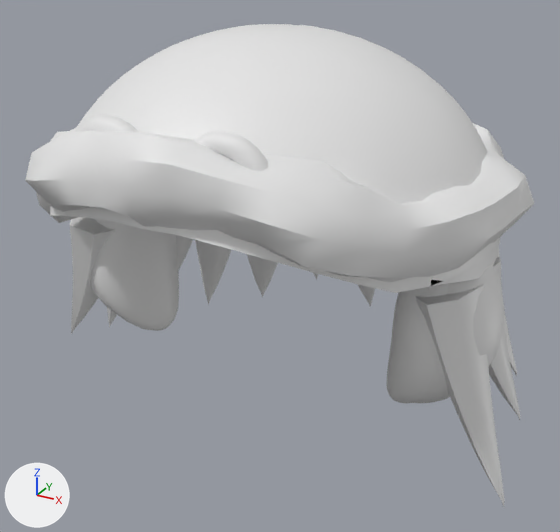
The glTF model godot/models/gear/aviator_cap.glb, before and after one commit.
Camera for both pictures: a camera (50 mm lens) standing at (1.64, -2.94, 2.74) and looking at (0.0, 0.03, 1.26). The axes (+X, +Y, +Z) are drawn at lower left. The lights are the same throughout. The first picture is the older version. Where no turn or scale is listed for an object, it has been applied to the vertices. Vertices at exactly the same position are counted once.

Objects in the first picture: 'fleece_flapL', 'fleece_flapR', 'fleece_trim', 'hair_spill0', 'hair_spill1', 'hair_spill12', 'hair_spill8', 'hair_spill9', 'leather_flapL', 'leather_flapR', 'leather_shell', 'metal_rimL', 'metal_rimR' and 4 more.
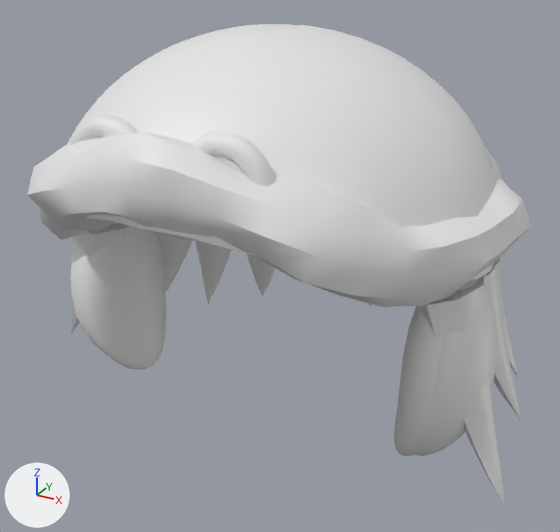
What differs and where, as boxes (x1, y1, x2, y2) in the pictures (560 x 532 px):
```json
{"object": "fleece_trim", "change": "reshaped", "before": [25, 123, 534, 283], "after": [27, 133, 531, 307], "on screen": "9% taller"}
{"object": "fleece_flapL", "change": "reshaped", "before": [92, 219, 179, 331], "after": [77, 221, 166, 370]}
{"object": "leather_flapR", "change": "reshaped", "before": [417, 265, 504, 403], "after": [416, 279, 498, 456]}
{"object": "fleece_flapR", "change": "reshaped", "before": [386, 283, 449, 404], "after": [394, 306, 443, 456]}
{"object": "leather_flapL", "change": "reshaped", "before": [91, 277, 119, 316], "after": [70, 260, 102, 351], "on screen": "mostly hidden before"}
```

Edits to the scene script, one JSON object a line:
```json
{"block": "me_fleece_flapl", "where": "# used by ob_fleece_flapl; location = (0.0, 0.0, 0.0)"}
{"op": "remove", "block": "me_fleece_flapl", "code": "me_fleece_flapl.from_pydata(...)  # 262 vertices, 520 faces; spans x -1.03..-0.611, y -0.313..0.233, z 0.781..1.579"}
{"op": "add", "block": "me_fleece_flapl", "code": "me_fleece_flapl.from_pydata(...)  # 262 vertices, 520 faces; spans x -1.03..-0.689, y -0.394..0.194, z 0.558..1.482"}
{"block": "me_fleece_flapl", "change": "me_fleece_flapl part 1: 262 of 262 vertices moved; they spanned x -1.03..-0.611, y -0.313..0.233, z 0.781..1.579 and now span x -1.03..-0.689, y -0.394..0.194, z 0.558..1.482; mean shift (-0.045, -0.06, -0.16)"}
{"block": "me_fleece_flapr", "where": "# used by ob_fleece_flapr; location = (0.0, 0.0, 0.0)"}
{"op": "remove", "block": "me_fleece_flapr", "code": "me_fleece_flapr.from_pydata(...)  # 262 vertices, 520 faces; spans x 0.611..1.03, y -0.313..0.233, z 0.781..1.579"}
{"op": "add", "block": "me_fleece_flapr", "code": "me_fleece_flapr.from_pydata(...)  # 262 vertices, 520 faces; spans x 0.689..1.03, y -0.394..0.194, z 0.558..1.482"}
{"block": "me_fleece_flapr", "change": "me_fleece_flapr part 2: 262 of 262 vertices moved; they spanned x 0.611..1.03, y -0.313..0.233, z 0.781..1.579 and now span x 0.689..1.03, y -0.394..0.194, z 0.558..1.482; mean shift (0.045, -0.06, -0.16)"}
{"block": "me_fleece_trim", "where": "# used by ob_fleece_trim; location = (0.0, 0.0, 0.0)"}
{"op": "remove", "block": "me_fleece_trim", "code": "me_fleece_trim.from_pydata(...)  # 400 vertices, 800 faces; spans x -1.1..1.1, y -1.01..1.07, z 1.51..2.11"}
{"op": "add", "block": "me_fleece_trim", "code": "me_fleece_trim.from_pydata(...)  # 400 vertices, 800 faces; spans x -1.1..1.1, y -1.01..1.07, z 1.41..2.11"}
{"block": "me_fleece_trim", "change": "me_fleece_trim part 3: 380 of 400 vertices moved; they spanned x -1.1..1.1, y -1.01..1.07, z 1.51..2.09 and now span x -1.1..1.1, y -1.01..1.07, z 1.41..2.07; mean shift (0.0, 0.0, -0.07); largest move (-0.96, 0.0, 1.55) -> (-0.96, 0.0, 1.45)"}
{"block": "me_leather_flapl", "where": "# used by ob_leather_flapl; location = (0.0, 0.0, 0.0)"}
{"op": "remove", "block": "me_leather_flapl", "code": "me_leather_flapl.from_pydata(...)  # 262 vertices, 520 faces; spans x -1.08..-0.669, y -0.3..0.22, z 0.8..1.56"}
{"op": "add", "block": "me_leather_flapl", "code": "me_leather_flapl.from_pydata(...)  # 262 vertices, 520 faces; spans x -1.08..-0.747, y -0.38..0.18, z 0.58..1.46"}
{"block": "me_leather_flapl", "change": "me_leather_flapl part 4: 262 of 262 vertices moved; they spanned x -1.08..-0.669, y -0.3..0.22, z 0.8..1.56 and now span x -1.08..-0.747, y -0.38..0.18, z 0.58..1.46; mean shift (-0.045, -0.06, -0.16)"}
{"block": "me_leather_flapr", "where": "# used by ob_leather_flapr; location = (0.0, 0.0, 0.0)"}
{"op": "remove", "block": "me_leather_flapr", "code": "me_leather_flapr.from_pydata(...)  # 262 vertices, 520 faces; spans x 0.669..1.08, y -0.3..0.22, z 0.8..1.56"}
{"op": "add", "block": "me_leather_flapr", "code": "me_leather_flapr.from_pydata(...)  # 262 vertices, 520 faces; spans x 0.747..1.08, y -0.38..0.18, z 0.58..1.46"}
{"block": "me_leather_flapr", "change": "me_leather_flapr part 5: 262 of 262 vertices moved; they spanned x 0.669..1.08, y -0.3..0.22, z 0.8..1.56 and now span x 0.747..1.08, y -0.38..0.18, z 0.58..1.46; mean shift (0.045, -0.06, -0.16)"}
```
